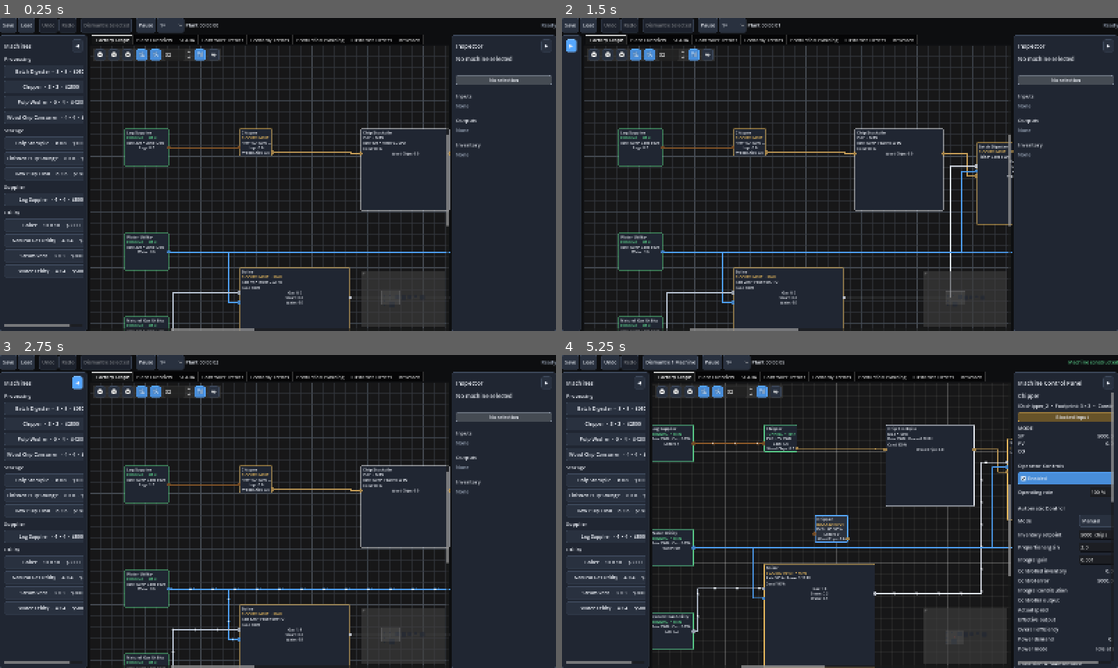
Above: before the commit, frames 1-4 (two rows, left to right).
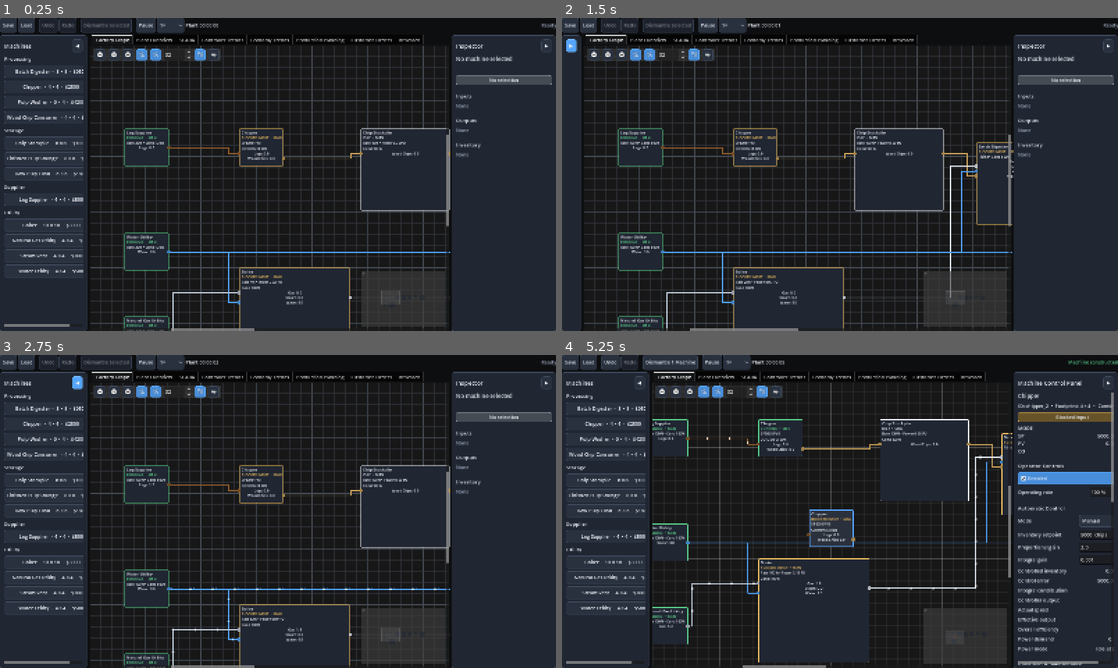
Above: after the commit, the same moments.

Repository: Poru-IndFlow/IndustrialFlow
Game: Godot game, scene res://scenes/main.tscn
The game is run twice, just before and just after one commit, with the same random seed, the same clock (stepped at 60 frames per second) and the same inputs.
Inputs (mouse positions are in pixels of both pictures, inside the frame that each line leads up to):
- Up to frame 1 (0.25 s): no input
- Up to frame 2 (1.5 s): click "1×" at 0.5 s; click "◀" at 1.25 s
- Up to frame 3 (2.75 s): click "▶" at 2 s
- Up to frame 4 (5.25 s): click "Batch Digester · 8 × 8 · $6500" at 2.75 s; click "Dismantle 1 Machine" at 3.5 s; click (612, 423) at 4.25 s, where only the run before the commit has a clickable "Chipper · 3 × 3 · $2500"; click "Construct" at 5 s

The runs differ from the first frame. In frame 1, 0.6% of the frame differs, in the area x 8-64%, y 21-77%; in frame 2, 0.6%; in frame 3, 0.6%; in frame 4, 9.2%, in the area x 8-95%, y 8-100%.

Commit message:
Improve compact machine instrumentation and footprints

Diff:
--- a/data/machines/chipper.json
+++ b/data/machines/chipper.json
@@ -5,7 +5,7 @@
   "processing_mode": "continuous",
   "purchase_cost": 2500.0,
   "salvage_ratio": 0.5,
-  "grid_footprint": [3, 3],
+  "grid_footprint": [4, 4],
   "ramp_up_seconds": 3.0,
   "ramp_down_seconds": 2.0,
   "control_resource": "wood_chips",
--- a/data/machines/steam_vent.json
+++ b/data/machines/steam_vent.json
@@ -5,7 +5,7 @@
   "processing_mode": "continuous",
   "purchase_cost": 300.0,
   "salvage_ratio": 0.5,
-  "grid_footprint": [3, 3],
+  "grid_footprint": [4, 4],
   "ramp_up_seconds": 1.0,
   "ramp_down_seconds": 1.0,
   "cycle_time": 1.0,
--- a/project.godot
+++ b/project.godot
@@ -14,7 +14,7 @@
 config/version="0.3.0-dev"
 run/main_scene="res://scenes/main.tscn"
 config/features=PackedStringArray("4.7")
-config/build=45
+config/build=47
 
 [display]
 
--- a/scripts/data/factory_persistence.gd
+++ b/scripts/data/factory_persistence.gd
@@ -367,8 +367,8 @@
 		var saved_footprint: Array = entry.get("grid_footprint", [])
 		if saved_footprint.size() >= 2:
 			machine.grid_footprint = Vector2i(
-				maxi(1, int(saved_footprint[0])),
-				maxi(1, int(saved_footprint[1]))
+				maxi(MachineModel.MIN_GRID_FOOTPRINT, int(saved_footprint[0])),
+				maxi(MachineModel.MIN_GRID_FOOTPRINT, int(saved_footprint[1]))
 			)
 		machine.placement_orientation = int(entry.get("placement_orientation", 0))
 		machine.placement_committed = bool(entry.get("placement_committed", true))
--- a/scripts/simulation/machine_model.gd
+++ b/scripts/simulation/machine_model.gd
@@ -93,6 +93,7 @@
 var _last_hours_notification := 0.0
 
 const TELEMETRY_WINDOW_SECONDS := 1.0
+const MIN_GRID_FOOTPRINT := 4
 
 static func create(
 	machine_definition: Dictionary,
@@ -115,8 +116,8 @@
 	)
 	if footprint_data.size() >= 2:
 		machine.grid_footprint = Vector2i(
-			maxi(1, int(footprint_data[0])),
-			maxi(1, int(footprint_data[1]))
+			maxi(MIN_GRID_FOOTPRINT, int(footprint_data[0])),
+			maxi(MIN_GRID_FOOTPRINT, int(footprint_data[1]))
 		)
 	machine.ramp_up_seconds = maxf(
 		0.001,
@@ -1301,10 +1302,14 @@
 
 
 func get_oriented_footprint() -> Vector2i:
+	var footprint := Vector2i(
+		maxi(MIN_GRID_FOOTPRINT, grid_footprint.x),
+		maxi(MIN_GRID_FOOTPRINT, grid_footprint.y)
+	)
 	if placement_orientation % 180 == 90:
-		return Vector2i(grid_footprint.y, grid_footprint.x)
-
-	return grid_footprint
+		return Vector2i(footprint.y, footprint.x)
+
+	return footprint
 
 
 func set_placement_committed(value: bool) -> void:
--- a/scripts/ui/factory_graph.gd
+++ b/scripts/ui/factory_graph.gd
@@ -495,10 +495,11 @@
 				machine.operating_rate * 100.0,
 				condition_text
 			]
-		return "PV %.0f • CO %.0f%% • %s" % [
+		return "SP%.0f PV%.0f\nCO%.0f%% C%.0f%%" % [
+			machine.inventory_setpoint,
 			machine.controlled_inventory_amount,
 			machine.operating_rate * 100.0,
-			condition_text
+			machine.condition * 100.0
 		]
 
 	if footprint.x >= 6 and footprint.y >= 6:
--- a/scripts/ui/machine_palette.gd
+++ b/scripts/ui/machine_palette.gd
@@ -51,8 +51,8 @@
 		)
 		var footprint: Array = definition.get("grid_footprint", [4, 4])
 		var footprint_text := "%d × %d" % [
-			int(footprint[0]),
-			int(footprint[1])
+			maxi(MachineModel.MIN_GRID_FOOTPRINT, int(footprint[0])),
+			maxi(MachineModel.MIN_GRID_FOOTPRINT, int(footprint[1]))
 		]
 		var button := UIWidgets.create_action_button(
 			"%s  ·  %s  ·  $%.0f" % [display_name, footprint_text, purchase_cost],
